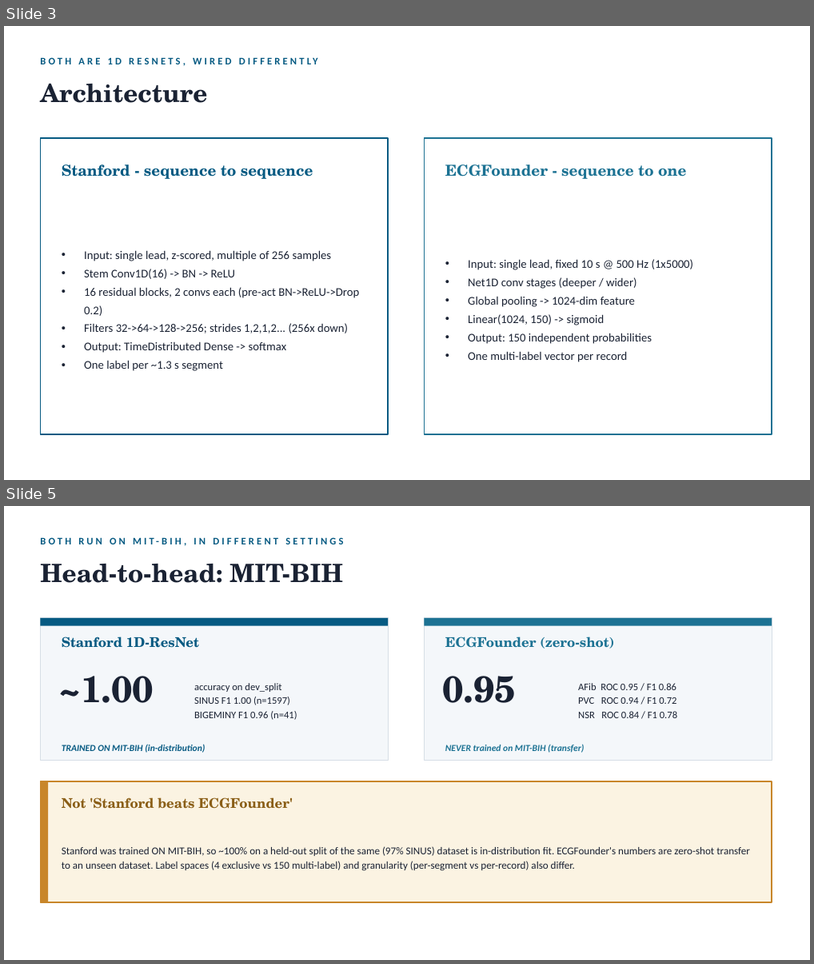
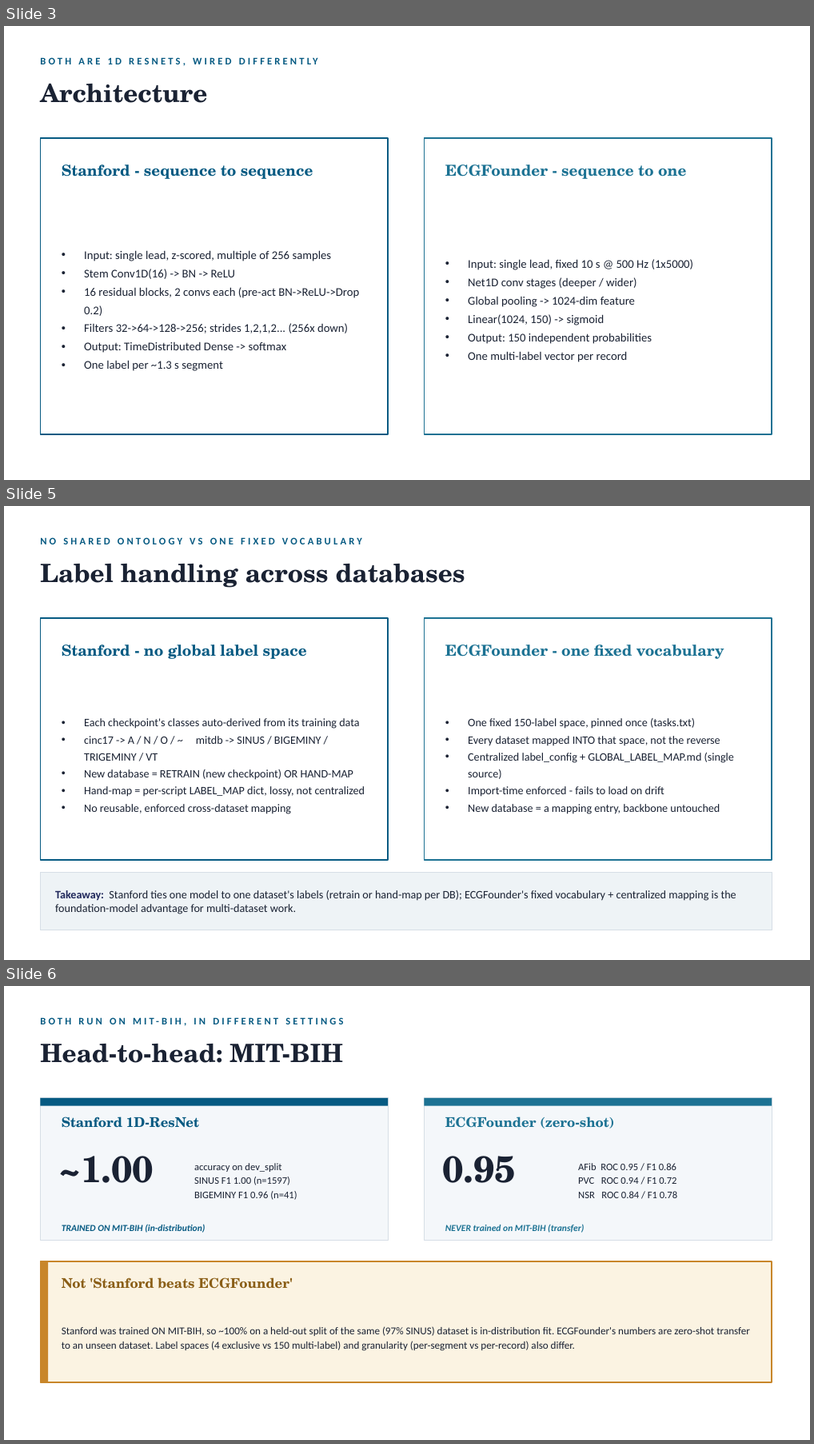
Before and after one commit to yuan842/ECGFounder, a slide deck: docs/Stanford_vs_ECGFounder_6page.pptx. Shown one above the other, each under a label of ours: slides 3 and 5 before the commit, slides 3, 5 and 6 after it; the slides between them are not shown. The pictures are 814x964 and 814x1444 pixels, drawn with LibreOffice and Linux fonts; fonts in the diff are those of the drawing. Boxes give left, top, right and bottom in pixels: in the first picture for what was removed or moved away, otherwise in the second. Text is boxed around its words. In the diff, an @@ line names an element or a change of style, - is before the commit and + after.

```diff
--- a/docs/Stanford_vs_ECGFounder_6page.pptx
+++ b/docs/Stanford_vs_ECGFounder_6page.pptx
@@ slide 5 added at (4, 506, 810, 960), background #FFFFFF @@
@@ text added at (40, 537, 362, 544), 12 pt, text #065A82, bold @@
+NO SHARED ONTOLOGY VS ONE FIXED VOCABULARY
@@ text added at (40, 564, 466, 588), 30 pt, text #1A2233, bold @@
+Label handling across databases
@@ rectangle added at (40, 618, 388, 860), fill #FFFFFF, outline #065A82 1.5 pt @@
@@ rectangle added at (425, 618, 772, 860), fill #FFFFFF, outline #1C7293 1.5 pt @@
@@ text added at (62, 644, 307, 659), 18 pt, text #065A82, bold @@
+Stanford - no global label space
@@ text added at (446, 644, 725, 659), 18 pt, text #1C7293, bold @@
+ECGFounder - one fixed vocabulary
@@ text added at (84, 718, 366, 814), 13.5 pt, text #1A2233 @@
+• Each checkpoint's classes auto-derived from its training data
+• cinc17 -> A / N / O / ~ mitdb -> SINUS / BIGEMINY / TRIGEMINY / VT
+• New database = RETRAIN (new checkpoint) OR HAND-MAP
+• Hand-map = per-script LABEL_MAP dict, lossy, not centralized
+• No reusable, enforced cross-dataset mapping
@@ text added at (468, 718, 734, 814), 13.5 pt, text #1A2233 @@
+• One fixed 150-label space, pinned once (tasks.txt)
+• Every dataset mapped INTO that space, not the reverse
+• Centralized label_config + GLOBAL_LABEL_MAP.md (single source)
+• Import-time enforced - fails to load on drift
+• New database = a mapping entry, backbone untouched
@@ rectangle added at (40, 872, 772, 929), fill #EEF3F6, outline #D6DEE6 0.5 pt @@
@@ text added at (55, 890, 737, 914), 13.5 pt, text #1A2233 @@
+Takeaway: Stanford ties one model to one dataset's labels (retrain or hand-map per DB); ECGFounder's fixed vocabulary + centralized mapping is the foundation-model advantage for multi-dataset work.
@@ what was slide 5 is now slide 6 @@
```
Also in this commit, not shown: 1 slide changed, 3 other files.
